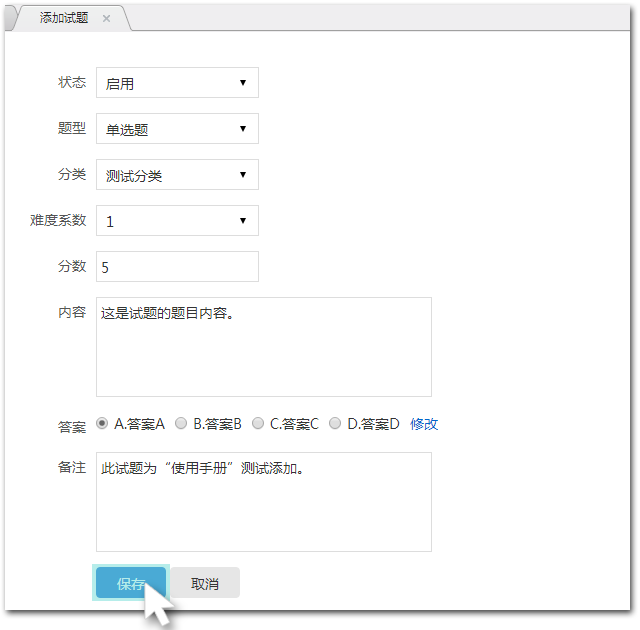
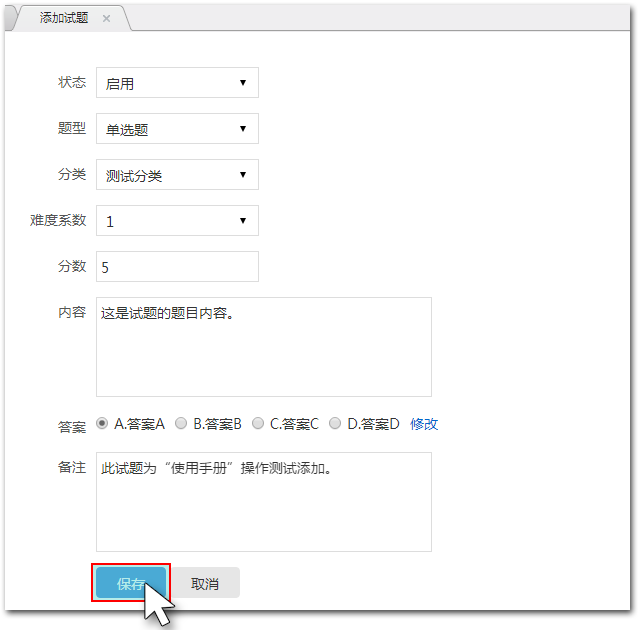
Two versions of the same layered image (640 × 630). Layer-by-layer changes:
added layer "图层 10" in group "保存指示层（小）" over [91, 563, 171, 602]
painted on "图层 0" over [143, 462, 330, 474]
